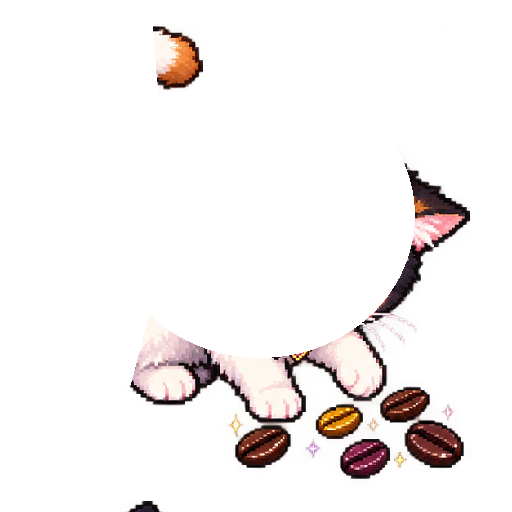
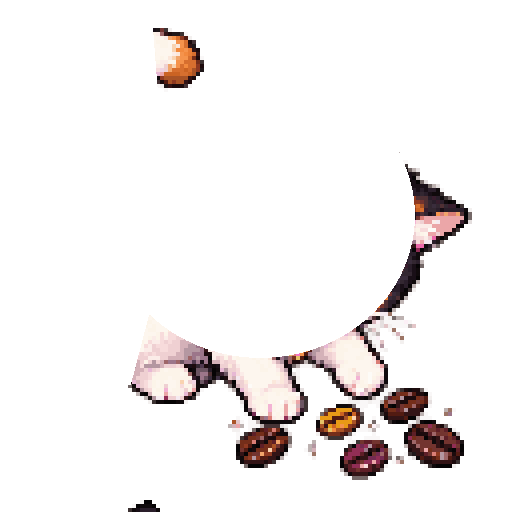
Revision of a layered 512x512 image; what changed, layer by layer:
painted on "head" over [138, 74, 415, 358]
painted on "tail" over [131, 24, 158, 385]
